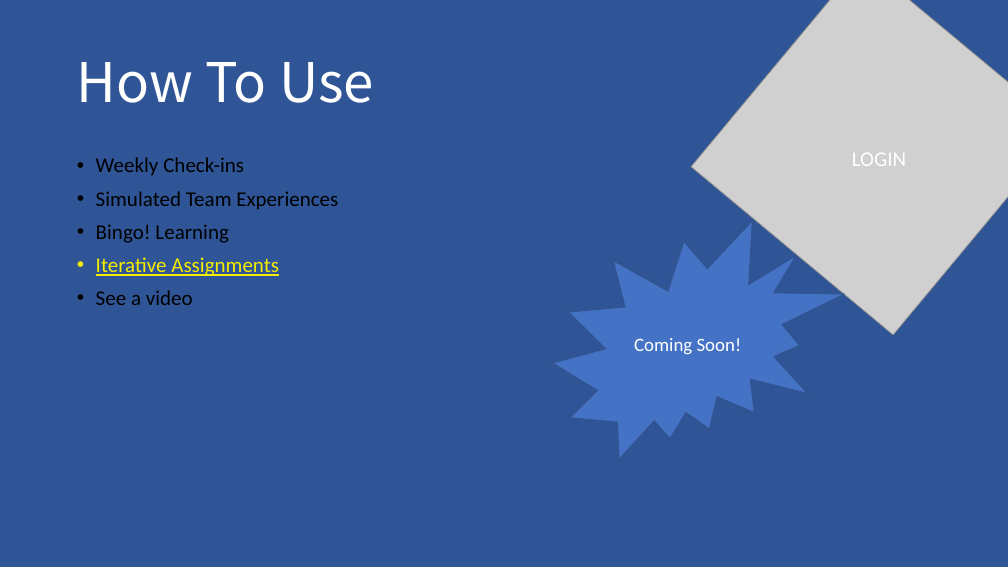
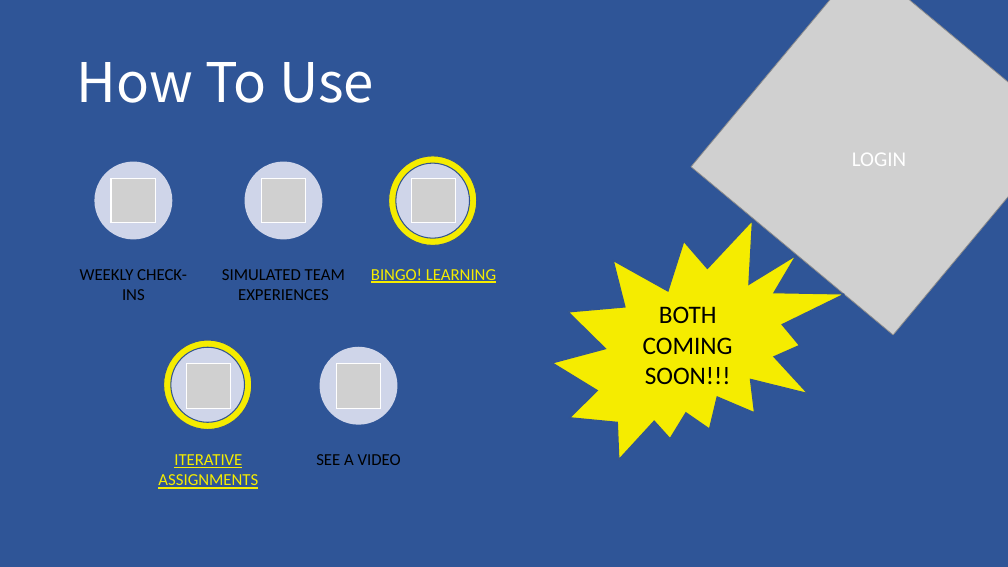
Before and after one commit to mgmodell/CoLab, a slide deck: slide 10 of doc/intro_screen/colabppt.pptx (slide 9 before the commit). Drawn at 1008x567 pixels with LibreOffice and Linux fonts; fonts in the diff are those of the drawing; grey boxes stand for pictures. Boxes give left, top, right and bottom in pixels: in the first picture for what was removed or moved away, otherwise in the second. Text is boxed around its words. In the diff, an @@ line names an element or a change of style, - is before the commit and + after.

```diff
--- a/doc/intro_screen/colabppt.pptx
+++ b/doc/intro_screen/colabppt.pptx
@@ text removed at (x1=96, y1=157, x2=338, y2=305) @@
-• Weekly Check-ins
-• Simulated Team Experiences
-• Bingo! Learning
-• Iterative Assignments
-• See a video
@@ donut added at (x1=389, y1=156, x2=477, y2=245), fill #F5EC00, outline #325491 1 pt @@
@@ irregular seal "BOTH COMING SOON!!!" at (x1=553, y1=221, x2=845, y2=460): fill #4472C4 to #F5EC00 @@
@@ text in irregular seal at (x1=643, y1=306, x2=733, y2=384): text changed; size 18 to 24 pt; text colour #FFFFFF to #000000 @@
-Coming Soon!
+BOTH COMING SOON!!!
@@ donut added at (x1=163, y1=340, x2=252, y2=430), fill #F5EC00, outline #325491 1 pt @@
@@ group added at (x1=80, y1=162, x2=496, y2=489): 5 ellipses, 5 pictures, 5 texts @@
+WEEKLY CHECK-INS
+SIMULATED TEAM EXPERIENCES
+BINGO! LEARNING
+ITERATIVE ASSIGNMENTS
+SEE A VIDEO
```
Also in this commit, not shown: 5 other slides changed, 1 other file.
